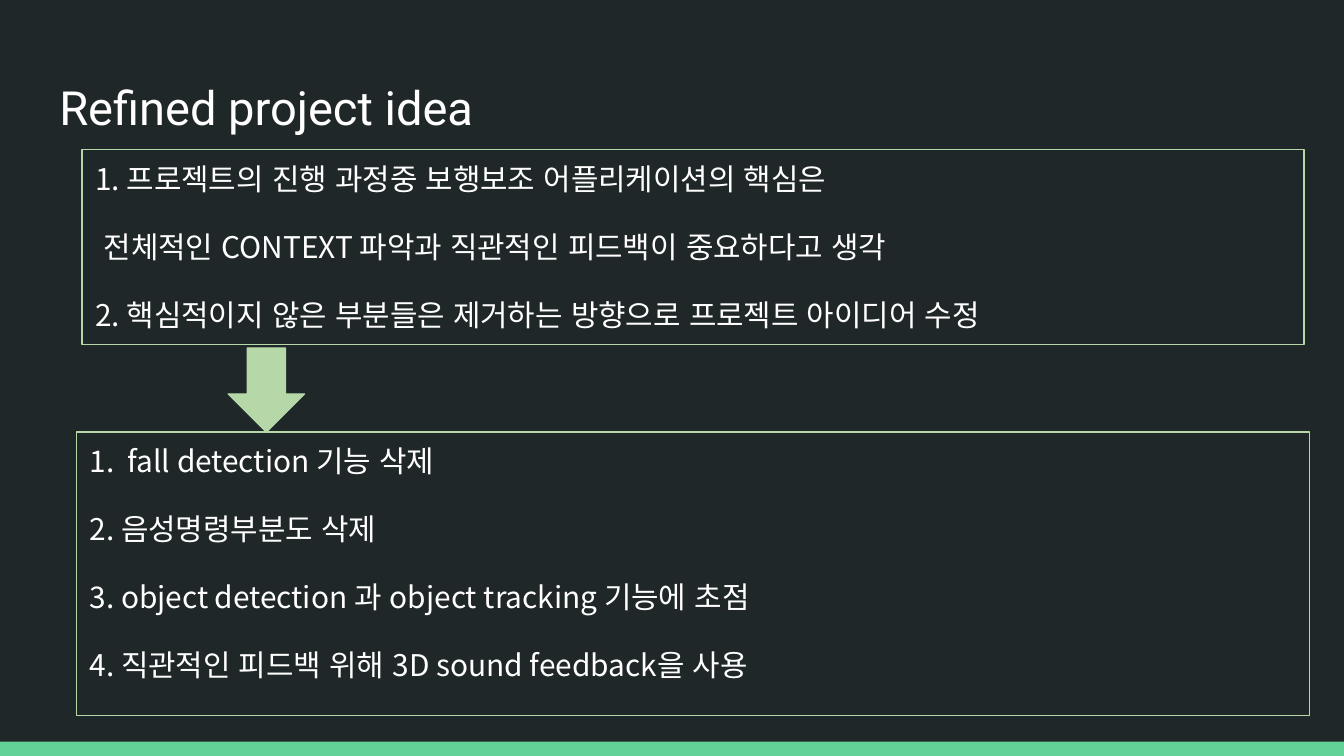
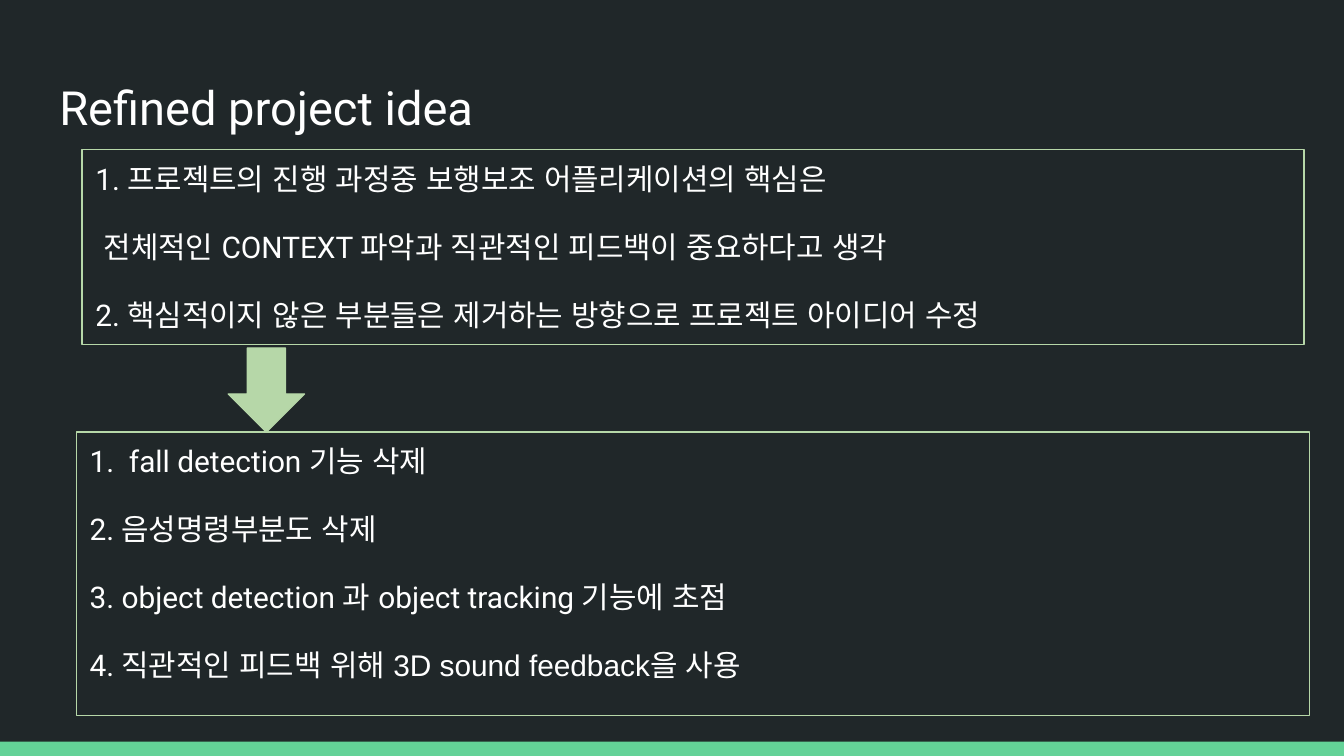
Before and after one commit to JinhwanSul/GuardianEyes, a slide deck: slide 3 of slides/Guardian eyes Midterm presentation.pptx. Drawn at 1344x756 pixels with LibreOffice and Linux fonts; fonts in the diff are those of the drawing. Boxes give left, top, right and bottom in pixels: in the first picture for what was removed or moved away, otherwise in the second. Text is boxed around its words. In the diff, an @@ line names an element or a change of style, - is before the commit and + after.

```diff
--- a/slides/Guardian eyes Midterm presentation.pptx
+++ b/slides/Guardian eyes Midterm presentation.pptx
@@ text "1. 프로젝트의 진행 과정중 보행보조 ..." at <box>82,149,1304,344</box>: font Noto Sans CJK KR to Roboto @@
@@ text "1. fall detection 기능 삭제" at <box>77,433,1310,716</box>: font Noto Sans CJK KR to Roboto in "1. fall detection 기능 삭제", "2. 음성명령부분도 삭제", "3. object detection 과 object tracking 기능에 ...", "4. 직관적인 피드백 위해"; font Noto Sans CJK KR to Arial in "3D sound feedback을 사용" @@
```
Also in this commit, not shown: 10 other slides changed, 1 other file.
